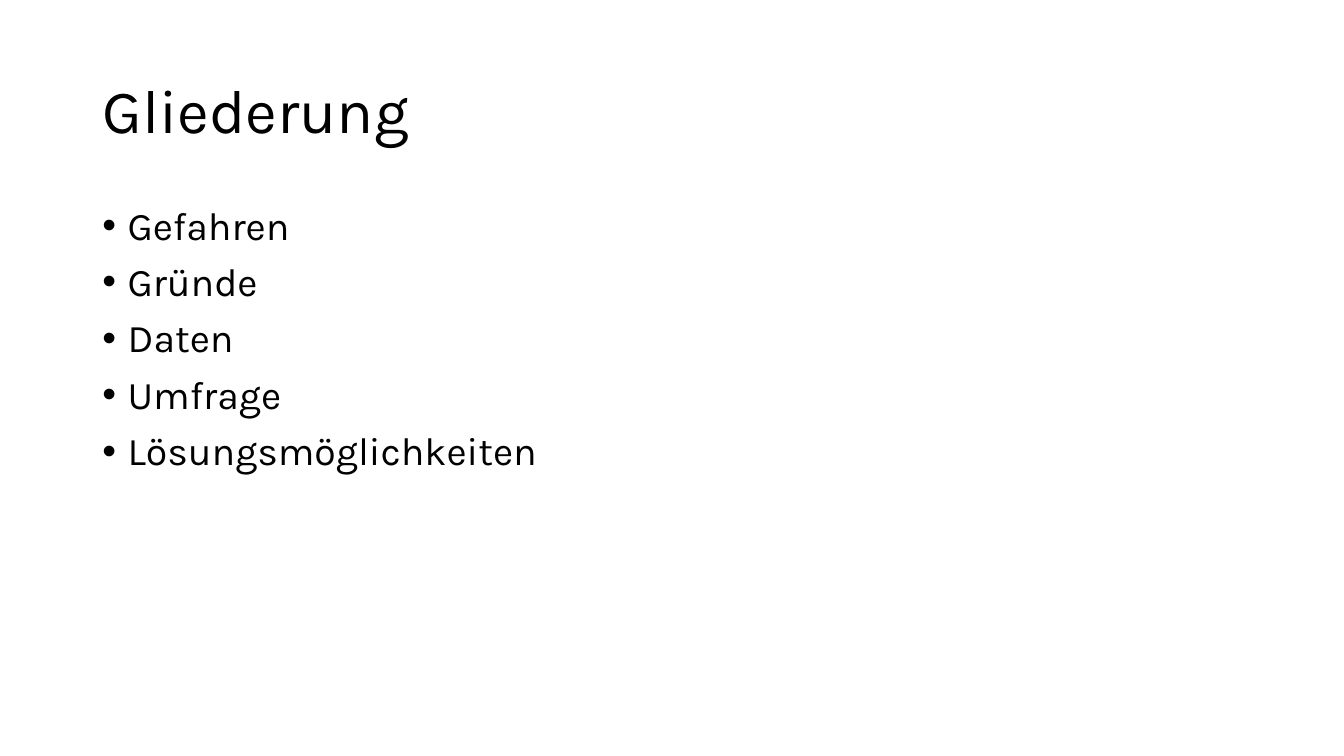
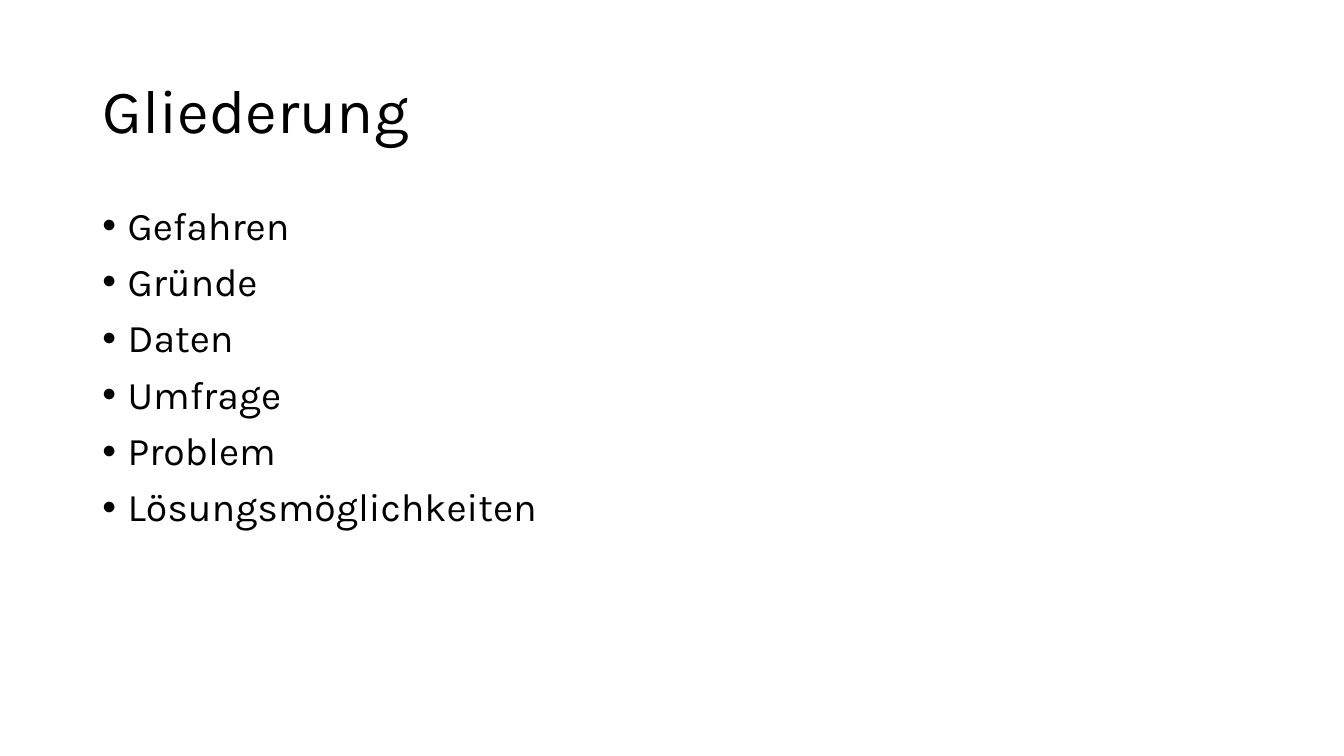
Before and after one commit to Bergschaf/Seminarkurs, a slide deck: slide 9 of präsi/Präsentation.odp. Drawn at 1344x756 pixels with LibreOffice and Linux fonts; fonts in the diff are those of the drawing. Boxes give left, top, right and bottom in pixels: in the first picture for what was removed or moved away, otherwise in the second. Text is boxed around its words. In the diff, an @@ line names an element or a change of style, - is before the commit and + after.

Commit message:
präsentation

```diff
--- a/präsi/Präsentation.odp
+++ b/präsi/Präsentation.odp
@@ text at box(128, 438, 276, 466): paragraph added @@
+• Problem
```
Also in this commit, not shown: 3 other slides changed, 1 slide removed.
